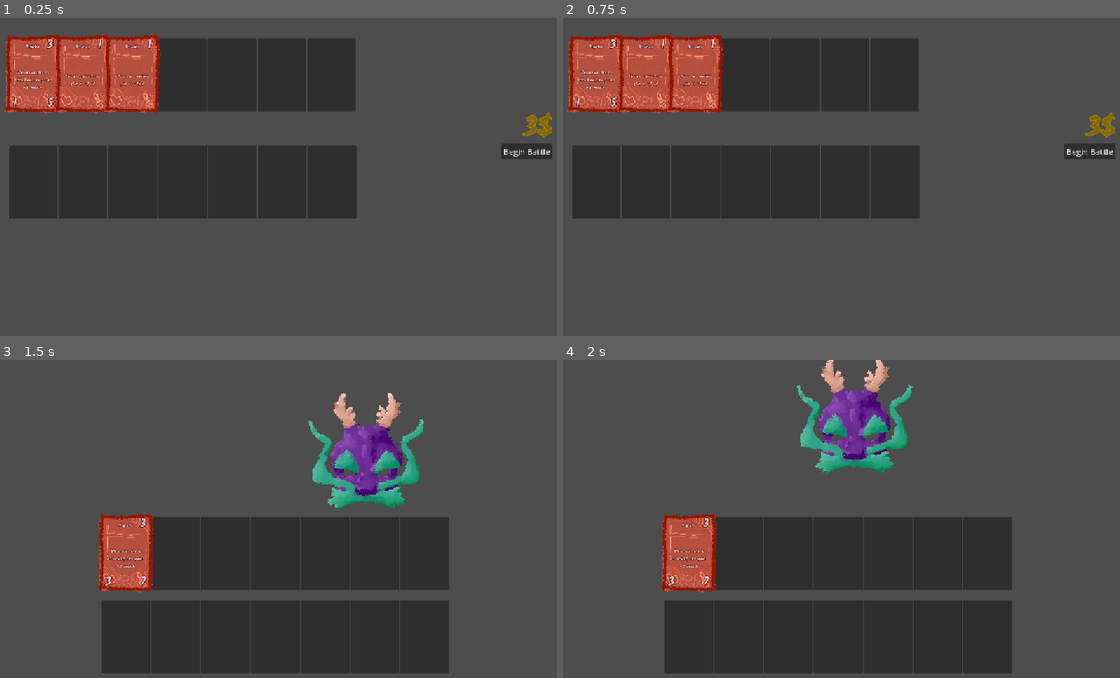
Above: before the commit, frames 1-4 (two rows, left to right).
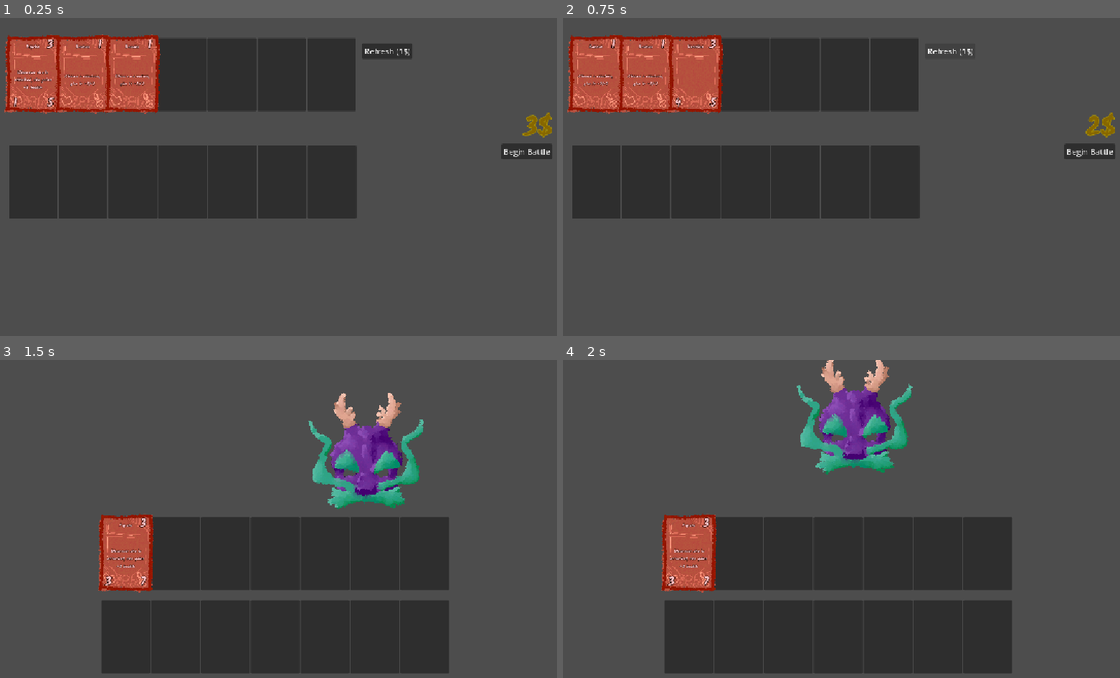
Above: after the commit, the same moments.

Repository: officialErnests/deus-ex-epidemia
Game: Godot game, scene res://Root.tscn
Same seed, same stepped clock (60 frames per second), same inputs: the game is played once before the commit and once after it.
Inputs (mouse positions are in pixels of both pictures, inside the frame that each line leads up to):
- Up to frame 1 (0.25 s): no input
- Up to frame 2 (0.75 s): click (952, 49) at 0.5 s, where only the run after the commit has a clickable "Refresh (1$)"
- Up to frame 3 (1.5 s): click "Begin Battle" at 1.25 s
- Up to frame 4 (2 s): no input

The runs differ from the first frame. In frame 1, 0.4% of the frame differs, in the area x 64-75%, y 8-13%; in frame 2, 0.6%, in the area x 2-97%, y 6-38%; in frame 3, nothing differs; in frame 4, nothing differs.

Commit message:
ONE STEP CLOSER!!!!

Diff:
--- a/Cards/card.gd
+++ b/Cards/card.gd
@@ -140,6 +140,18 @@
 				if Game.UI["Targeted Card"]==self:
 					Game.finish_targeting()
 			if hovered_over:
+				if location=="Shop":
+					if variable["Cost"]<=Game.variable["Gold"]:
+						Game.variable["Gold"]-=variable["Cost"]
+						Game.variable["Gold"]=int(Game.variable["Gold"])
+						location="Void"
+						belongs_to_pile="Hand"
+						holder.card_held=null
+						holder.scale=Vector2(0.7,0.7)
+						holder=null
+						Game.card_piles["Hand"].card_pile.append(self)
+						changed_card_pile()
+					return
 				if not selected:
 					if Game.selected_card==null: #Only if the player isn't selecting another card already
 						if Game.closest_card==self and not immovable:
@@ -221,24 +233,29 @@
 					queue_free()
 					return
 			elif iter_animation["Type"]=="Shop Selected":
+				if holder==null:
+					animations.erase(iter_animation)
+					break
 				iter_animation["TTL"]+=delta
 				var progress_q=iter_animation["TTL"]/iter_animation["MAX TTL"]
 				if progress_q>1:
 					animations.erase(iter_animation)
-					print("Holder Grow")
 					holder.scale=Vector2(1.3,1.3)
 				else:
 					progress_q=sin(progress_q*PI/2)
-					holder.scale=Vector2(1+progress_q/10*3,1+progress_q/10*3)
+					holder.scale=Vector2(0.7+progress_q/10*6,0.7+progress_q/10*6)
 			elif iter_animation["Type"]=="Shop Deselected":
+				if holder==null:
+					animations.erase(iter_animation)
+					break
 				iter_animation["TTL"]+=delta
 				var progress_q=iter_animation["TTL"]/iter_animation["MAX TTL"]
 				if progress_q>1:
 					animations.erase(iter_animation)
-					holder.scale=Vector2(1,1)
+					holder.scale=Vector2(0.7,0.7)
 				else:
 					progress_q=1-sin(progress_q*PI/2)
-					holder.scale=Vector2(1+progress_q/10,1+progress_q/10)
+					holder.scale=Vector2(0.7+progress_q/10*6,0.7+progress_q/10*6)
 	if selected:
 		global_position=get_viewport().get_mouse_position()
 		just_was_selected=true
--- a/Cards/card_holder.gd
+++ b/Cards/card_holder.gd
@@ -18,7 +18,7 @@
 	if card_held!=null:
 		card_held.global_position=global_position
 		card_held.holder=self
-		card_held.scale=Vector2(0.7,0.7)
+		card_held.scale=scale
 		card_held.z_index-=1
 		card_held.location=location
 	if hovered_over:
--- a/Game.gd
+++ b/Game.gd
@@ -10,9 +10,11 @@
 var card_piles={}
 var card_pools={}
 var variable={
-	"Max Gold":3,
-	"Gold":3,
+	"Max Gold":2,
+	"Max Gold Gain Left":8,
+	"Gold":0,
 	"Candles":3,
+	"Shop Card Count":3
 }
 var shop_card_pool=[]
 @onready var card_scene=preload("res://Cards/card.tscn")
@@ -197,6 +199,13 @@
 	for i in card_pools[pool_name]:
 		if not i in shop_card_pool:
 			shop_card_pool.append(i)
+func new_shop():
+	if variable["Max Gold Gain Left"]>0:
+		variable["Max Gold Gain Left"]-=1
+		variable["Max Gold"]+=1
+	variable["Gold"]=variable["Max Gold"]
+	resetUI()
+	refresh_shop()
 
 func _ready():
 	load_card_types()
@@ -251,11 +260,20 @@
 	existing_cards.clear()
 	get_tree().change_scene_to_file("res://Root.tscn")
 func refresh_shop():
-	for i in range(3):
+	for i in range(7):
+		if root.shop_slots[i].card_held!=null:
+			remove_card(root.shop_slots[i].card_held)
+	for i in range(min(7,variable["Shop Card Count"])):
 		var new_card=create_new_card(shop_card_pool[randi_range(0,len(shop_card_pool)-1)])
 		new_card.location="Shop"
 		root.shop_slots[i].card_held=new_card
-
+func remove_card(card):
+	if card.holder!=null:
+		card.holder.card_held=null
+	if card.belongs_to_pile!=null:
+		card_piles[card.belongs_to_pile].card_pile.erase(card)
+	existing_cards.erase(card)
+	card.queue_free()
 var card_holder_where_a_card_is_placed=null
 var apex_card_battle_flag=false
 func _process(delta: float) -> void:
--- a/Root.tscn
+++ b/Root.tscn
@@ -137,6 +137,13 @@
 offset_bottom = 284.0
 text = "Begin Battle"
 
+[node name="Refresh Shop" type="Button" parent="Shop" unique_id=532905941]
+offset_left = 750.0
+offset_top = 51.0
+offset_right = 852.0
+offset_bottom = 82.0
+text = "Refresh (1$)"
+
 [node name="MoneyCounter" type="Label" parent="Shop" unique_id=680717458]
 offset_left = 916.0
 offset_top = 180.0
@@ -147,3 +154,4 @@
 horizontal_alignment = 2
 
 [connection signal="button_down" from="Shop/Enter Battle Button" to="Shop" method="_on_enter_battle_button_button_down"]
+[connection signal="button_down" from="Shop/Refresh Shop" to="." method="_on_refresh_shop_button_down"]
--- a/root.gd
+++ b/root.gd
@@ -14,8 +14,8 @@
 			Game.card_piles["Hand"].card_pile.append(new_card)
 			new_card.belongs_to_pile="Hand"
 			new_card.changed_card_pile()
-	Game.resetUI()
-	Game.refresh_shop()
+	Game.new_shop()
+
 func get_warbrand():
 	var warbrand_cards={}
 	var children=$"Shop/Warbrand Slots".get_children()
@@ -28,3 +28,9 @@
 # Called every frame. 'delta' is the elapsed time since the previous frame.
 func _process(delta: float) -> void:
 	$Shop/MoneyCounter.text=str(Game.variable["Gold"])+"$"
+
+
+func _on_refresh_shop_button_down() -> void:
+	if Game.variable["Gold"]>=1:
+		Game.variable["Gold"]-=1
+		Game.refresh_shop()
